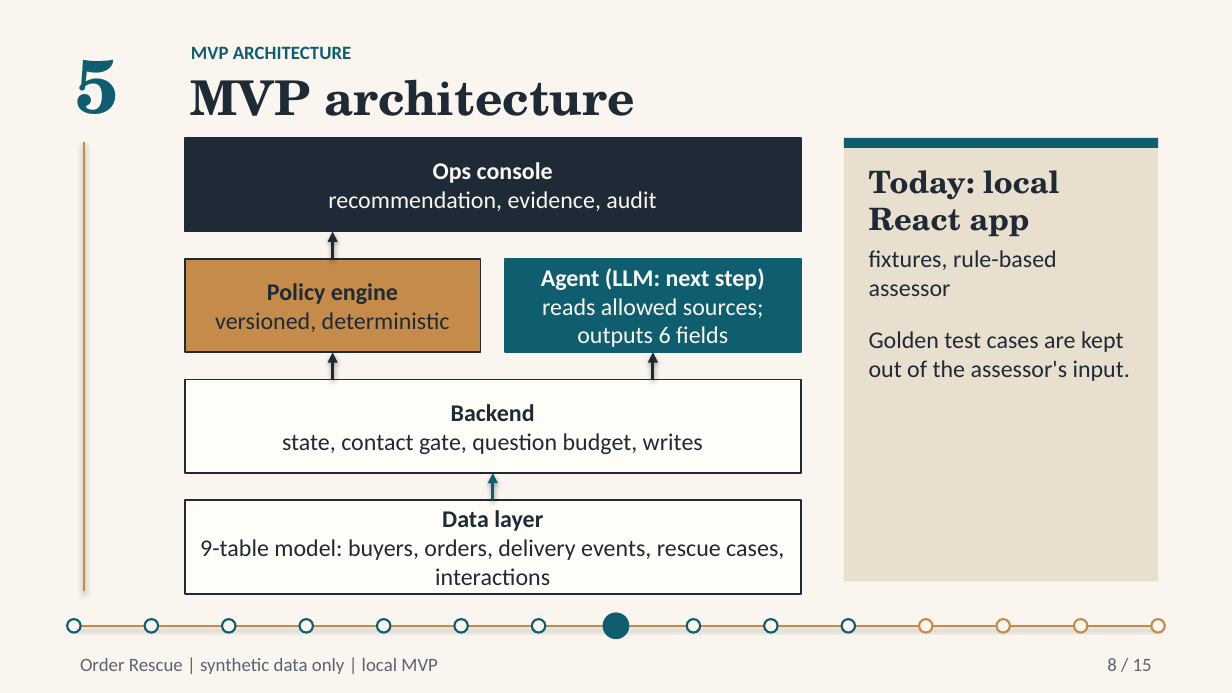
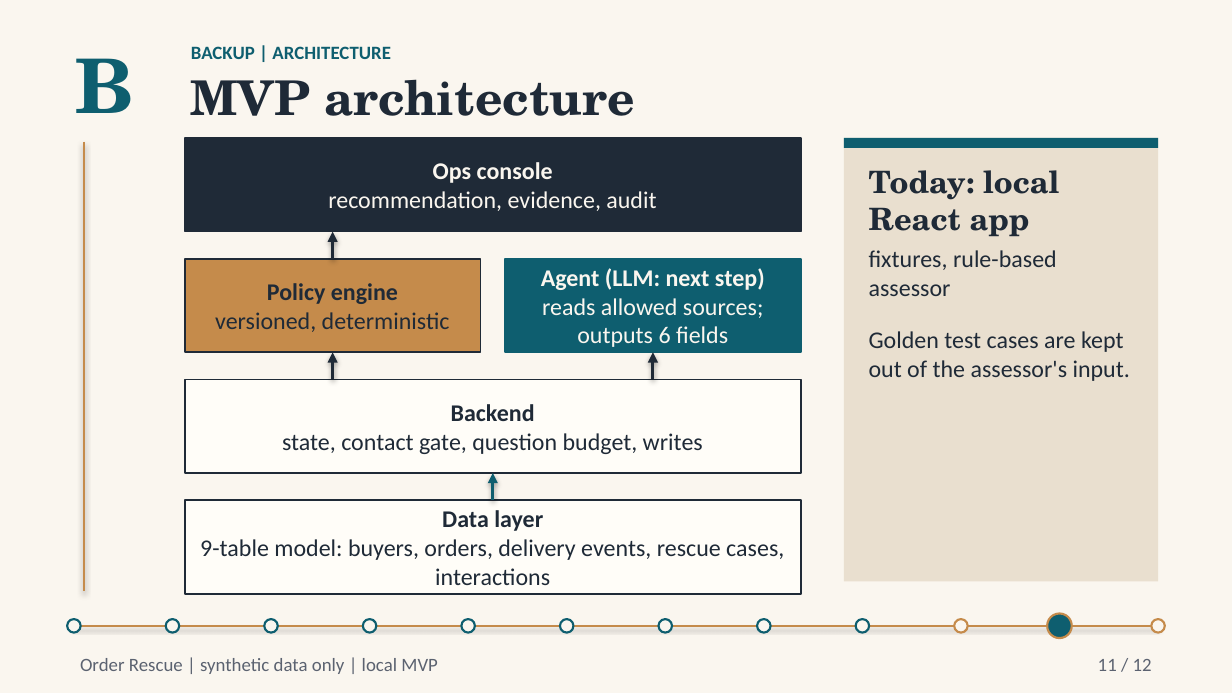
Before and after one commit to PhucNg2k/OrderResuce-Agent-Skill, a slide deck: slide 11 of docs/slides/Order_Rescue_Pitch_Deck.pptx (slide 8 before the commit). Drawn at 1232x693 pixels with LibreOffice and Linux fonts; fonts in the diff are those of the drawing. Boxes give left, top, right and bottom in pixels: in the first picture for what was removed or moved away, otherwise in the second. Text is boxed around its words. In the diff, an @@ line names an element or a change of style, - is before the commit and + after.

```diff
--- a/docs/slides/Order_Rescue_Pitch_Deck.pptx
+++ b/docs/slides/Order_Rescue_Pitch_Deck.pptx
@@ text removed at [75, 59, 118, 114] @@
-5
@@ text added at [75, 58, 134, 113], 44 pt, text #0E5E6F, bold @@
+B
@@ text at [191, 46, 391, 59]: text changed @@
-MVP ARCHITECTURE
+BACKUP | ARCHITECTURE
@@ ellipse: place and size @@
-ellipse at [144, 620, 158, 633]
+ellipse at [165, 620, 179, 633]
@@ ellipse removed at [222, 620, 235, 633] @@
@@ ellipse: place and size @@
-ellipse at [299, 620, 313, 633]
+ellipse at [265, 620, 278, 633]
@@ ellipse: place and size @@
-ellipse at [377, 620, 391, 633]
+ellipse at [362, 620, 376, 633]
@@ ellipse: place and size @@
-ellipse at [455, 620, 468, 633]
+ellipse at [462, 620, 476, 633]
@@ ellipse: place and size @@
-ellipse at [532, 620, 546, 633]
+ellipse at [559, 620, 573, 633]
@@ ellipse removed at [604, 614, 628, 638] @@
@@ ellipse: place and size @@
-ellipse at [686, 620, 700, 633]
+ellipse at [658, 620, 671, 633]
@@ ellipse: place and size @@
-ellipse at [764, 620, 777, 633]
+ellipse at [756, 620, 770, 633]
@@ ellipse: place and size @@
-ellipse at [841, 620, 855, 633]
+ellipse at [856, 620, 870, 633]
@@ ellipse: place and size @@
-ellipse at [919, 620, 933, 633]
+ellipse at [955, 620, 968, 633]
@@ ellipse removed at [997, 620, 1010, 633] @@
@@ ellipse: place and size @@
-ellipse at [1074, 620, 1088, 633]
+ellipse at [1047, 614, 1072, 638]
@@ ellipse at [1047, 614, 1072, 638]: fill #FAF6EF to #0E5E6F @@
@@ text at [1098, 659, 1152, 671]: text changed @@
-8 / 15
+11 / 12
```
Also in this commit, not shown: 3 other slides changed, 7 slides added, 10 slides removed, 8 other files.
